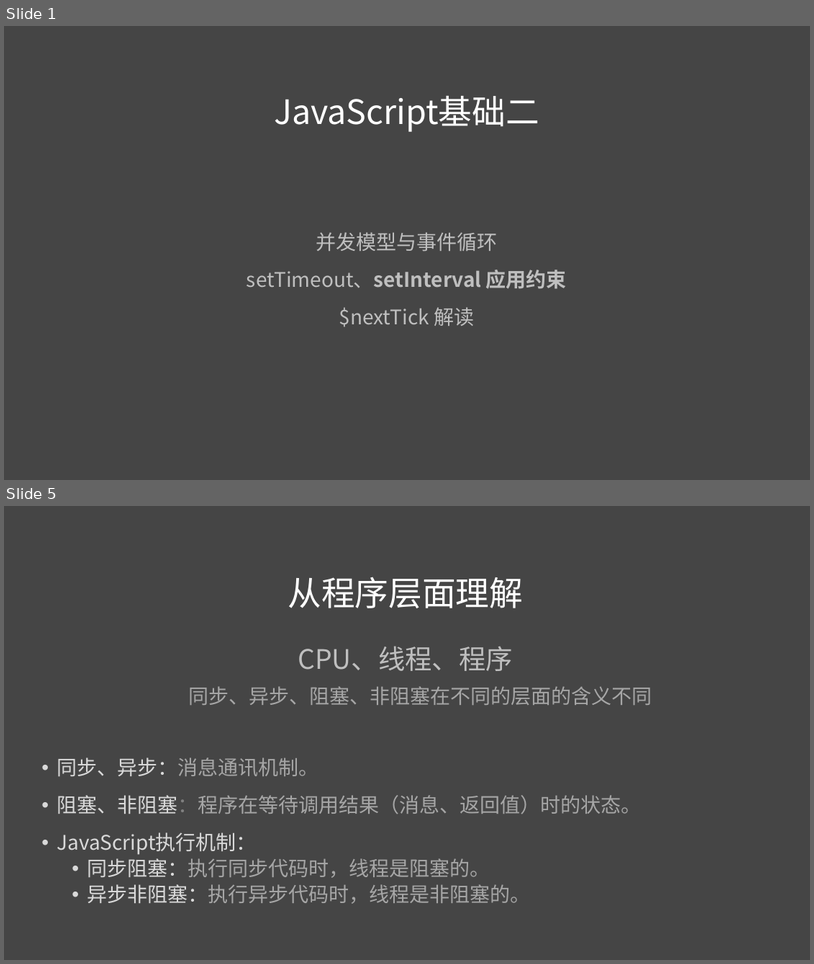
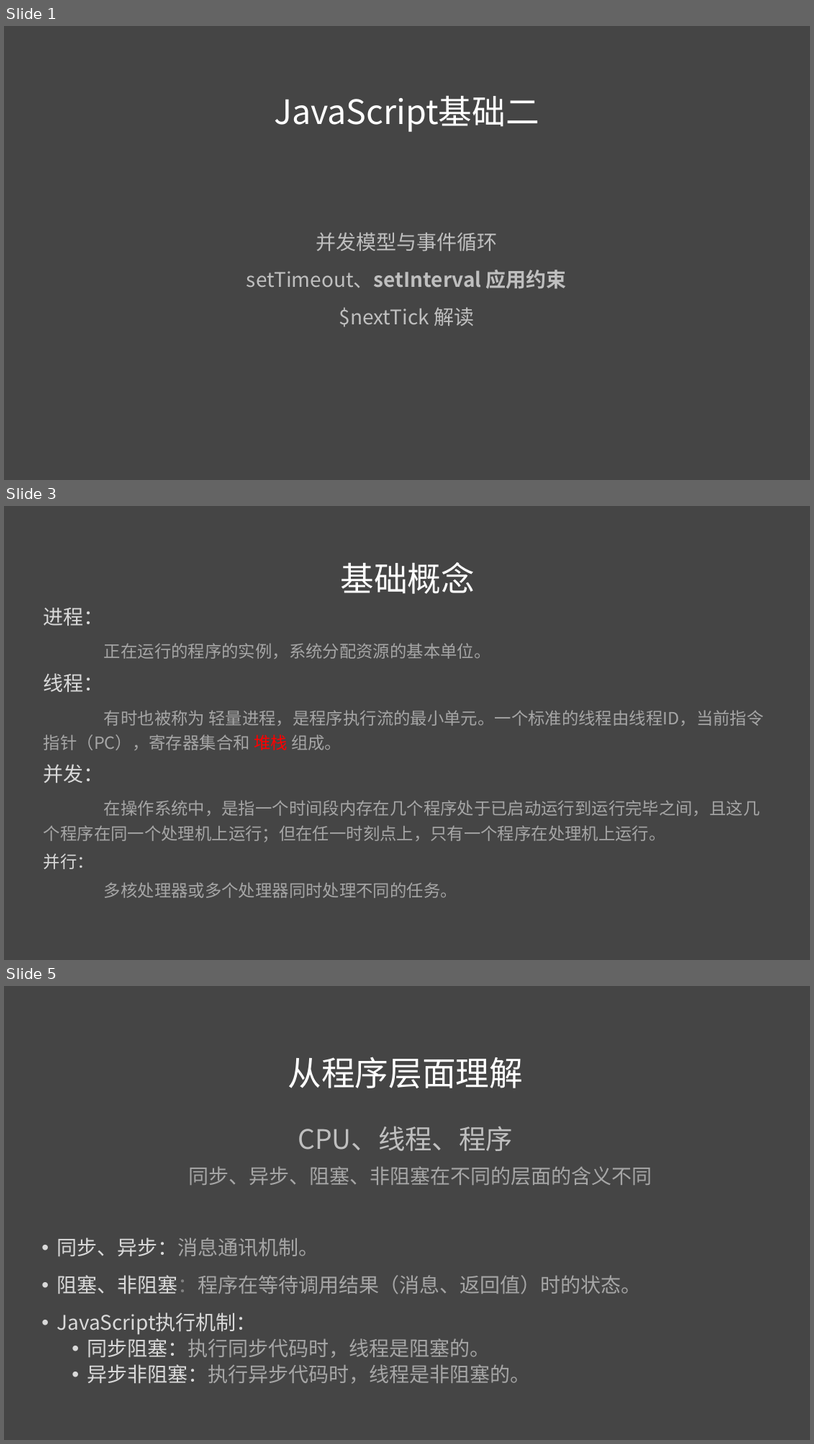
Before and after one commit to liuweiGL/share, a slide deck: ppt/JavaScript基础二.pptx. Shown one above the other, each under a label of ours: slides 1 and 5 before the commit, slides 1, 3 and 5 after it; the slides between them are not shown. The pictures are 814x964 and 814x1444 pixels, drawn with LibreOffice and Linux fonts; fonts in the diff are those of the drawing. Boxes give left, top, right and bottom in pixels: in the first picture for what was removed or moved away, otherwise in the second. Text is boxed around its words. In the diff, an @@ line names an element or a change of style, - is before the commit and + after.

```diff
--- a/ppt/JavaScript基础二.pptx
+++ b/ppt/JavaScript基础二.pptx
@@ slide 3 added at <box>4,506,810,960</box>, background #454545 @@
@@ text added at <box>341,562,476,594</box>, 40 pt, text #FFFFFF @@
+基础概念
@@ text added at <box>44,608,764,898</box>, 20 pt, text #A6A6A6 @@
+  进程：
+  正在运行的程序的实例，系统分配资源的基本单位。
+  线程：
+  有时也被称为 轻量进程，是程序执行流的最小单元。一个标准的线程由线程ID，当前指令指针（PC），寄存器集合和 堆栈 组成。
+  并发：
+  在操作系统中，是指一个时间段内存在几个程序处于已启动运行到运行完毕之间，且这几个程序在同一个处理机上运行；但在任一时刻点上，只有一个程序在处理机上运行。
+  并行：
+  多核处理器或多个处理器同时处理不同的任务。
```
Also in this commit, not shown: 2 slides changed, 2 other slides added, 2 slides removed.
